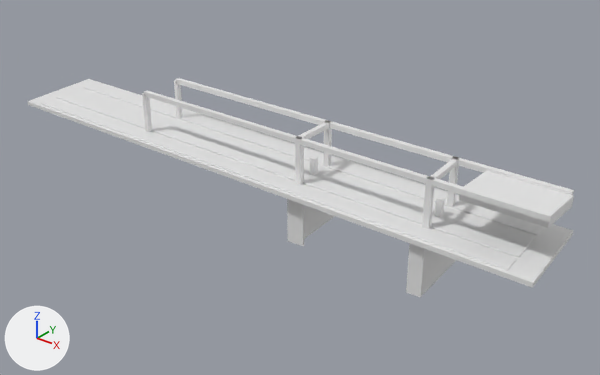
The glTF model models/veghel/veghel-maxwell-taylerbrug/veghel-maxwell-taylerbrug.glb: old version first, new version second.
One viewpoint serves both versions: a 50 mm camera at (93.0, -102.9, 60.7) aimed at (7.9, 3.5, -5.2). Lighting does not change. The marker at lower left points along +X, +Y and +Z. The older version comes first. Vertices at exactly the same position are counted once.

The first picture shows 'building:balans', 'building:balans 2', 'building:contragewicht', 'building:hangstang', 'building:hangstang 2', 'building:portaal', 'building:portaal 2', 'building:pyloon', 'building:pyloon (los)', 'building:pyloon (los) 2', 'building:pyloon 2', 'building:pyloon 3', 'building:pyloon 4', 'building:sloof', 'building:sloof 2', 'road:dek', 'road:rijbaan lokale weg', 'road:rijbaan lokale weg 2', 'road:rijbaan lokale weg 3'.
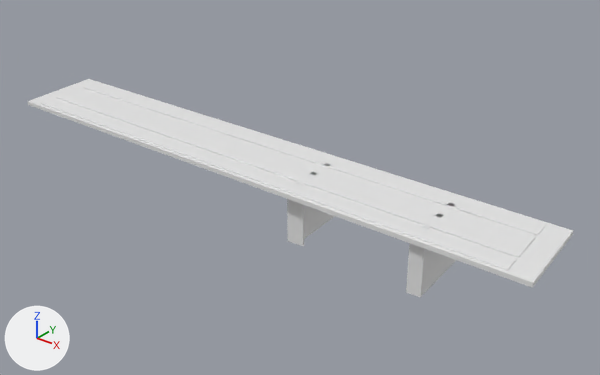
Location of each change, [x1, y1, x2, y2] in pixels of the pictures (600 x 375 px):
'building:balans', deleted
    before: [144, 90, 553, 222]
'building:contragewicht', deleted
    before: [459, 171, 574, 228]
'building:balans 2', deleted
    before: [175, 78, 574, 195]
'building:pyloon', moved, rescaled
    before: [422, 177, 434, 229]
    after: [423, 225, 431, 229]
'building:pyloon 2', moved, rescaled
    before: [295, 137, 304, 184]
    after: [296, 181, 303, 184]
'building:pyloon 3', moved, rescaled
    before: [447, 156, 459, 207]
    after: [447, 203, 455, 207]
'building:hangstang', deleted
    before: [142, 93, 152, 132]
'building:pyloon 4', moved, rescaled
    before: [323, 120, 332, 166]
    after: [323, 163, 331, 166]
'building:portaal', deleted
    before: [430, 159, 459, 179]
'building:portaal 2', deleted
    before: [296, 122, 331, 139]
'building:hangstang 2', deleted
    before: [174, 81, 183, 118]
'building:pyloon (los)', moved, rescaled
    before: [435, 196, 445, 218]
    after: [435, 214, 443, 217]
'building:pyloon (los) 2', moved, rescaled
    before: [310, 156, 318, 175]
    after: [310, 172, 317, 175]

The edits, one by one:
me_pyloon is used by ob_building_pyloon; location (0.0, 0.0, 0.0).
me_pyloon had 8 vertices, 12 faces and spanned x 38.2..39.3, y -5.1..-3.9, z -10.0..8.6.
me_pyloon now has 8 vertices, 12 faces and spans x 38.2..39.3, y -5.1..-3.9, z -10.0..0.5.
me_pyloon part 1: the whole mesh is scaled about its middle by (1, 1, 0.566), then moved by (0.0, 0.0, -4.0).
me_pyloon_2 is used by ob_building_pyloon_2; location (0.0, 0.0, 0.0).
me_pyloon_2 had 8 vertices, 12 faces and spanned x 13.6..14.7, y -5.0..-3.9, z -10.0..8.6.
me_pyloon_2 now has 8 vertices, 12 faces and spans x 13.6..14.7, y -5.0..-3.9, z -10.0..0.5.
me_pyloon_2 part 2: the whole mesh is scaled about its middle by (1, 1, 0.566), then moved by (0.0, 0.0, -4.0).
me_pyloon__los is used by ob_building_pyloon__los; location (0.0, 0.0, 0.0).
me_pyloon__los had 8 vertices, 12 faces and spanned x 37.86..38.95, y -0.68..0.42, z -10.0..3.54.
me_pyloon__los now has 8 vertices, 12 faces and spans x 37.86..38.95, y -0.68..0.42, z -10.0..0.54.
me_pyloon__los part 3: the whole mesh is scaled about its middle by (1, 1, 0.779), then moved by (0.0, 0.0, -1.5).
me_pyloon_3 is used by ob_building_pyloon_3; location (0.0, 0.0, 0.0).
me_pyloon_3 had 8 vertices, 12 faces and spanned x 37.4..38.5, y 3.8..4.9, z -10.0..8.6.
me_pyloon_3 now has 8 vertices, 12 faces and spans x 37.4..38.5, y 3.8..4.9, z -10.0..0.5.
me_pyloon_3 part 4: the whole mesh is scaled about its middle by (1, 1, 0.566), then moved by (0.0, 0.0, -4.0).
me_pyloon__los__2 is used by ob_building_pyloon__los__2; location (0.0, 0.0, 0.0).
me_pyloon__los__2 had 8 vertices, 12 faces and spanned x 13.19..14.29, y -0.59..0.52, z -10.0..3.54.
me_pyloon__los__2 now has 8 vertices, 12 faces and spans x 13.19..14.29, y -0.59..0.52, z -10.0..0.54.
me_pyloon__los__2 part 5: the whole mesh is scaled about its middle by (1, 1, 0.779), then moved by (0.0, 0.0, -1.5).
me_pyloon_4 is used by ob_building_pyloon_4; location (0.0, 0.0, 0.0).
me_pyloon_4 had 8 vertices, 12 faces and spanned x 12.8..13.9, y 3.8..4.9, z -10.0..8.6.
me_pyloon_4 now has 8 vertices, 12 faces and spans x 12.8..13.9, y 3.8..4.9, z -10.0..0.5.
me_pyloon_4 part 6: the whole mesh is scaled about its middle by (1, 1, 0.566), then moved by (0.0, 0.0, -4.0).
Object 'building:portaal' (ob_building_portaal) is deleted.
Object 'building:portaal 2' (ob_building_portaal_2) is deleted.
Object 'building:balans' (ob_building_balans) is deleted.
Object 'building:hangstang' (ob_building_hangstang) is deleted.
Object 'building:balans 2' (ob_building_balans_2) is deleted.
Object 'building:hangstang 2' (ob_building_hangstang_2) is deleted.
Object 'building:contragewicht' (ob_building_contragewicht) is deleted.
